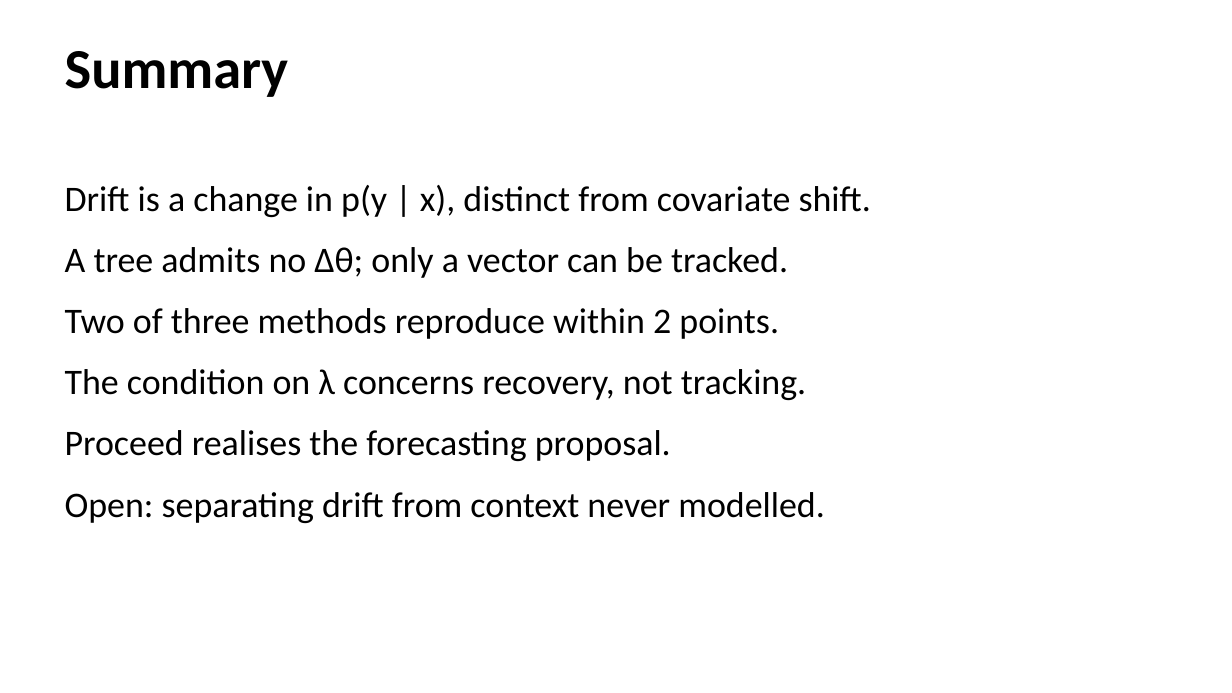
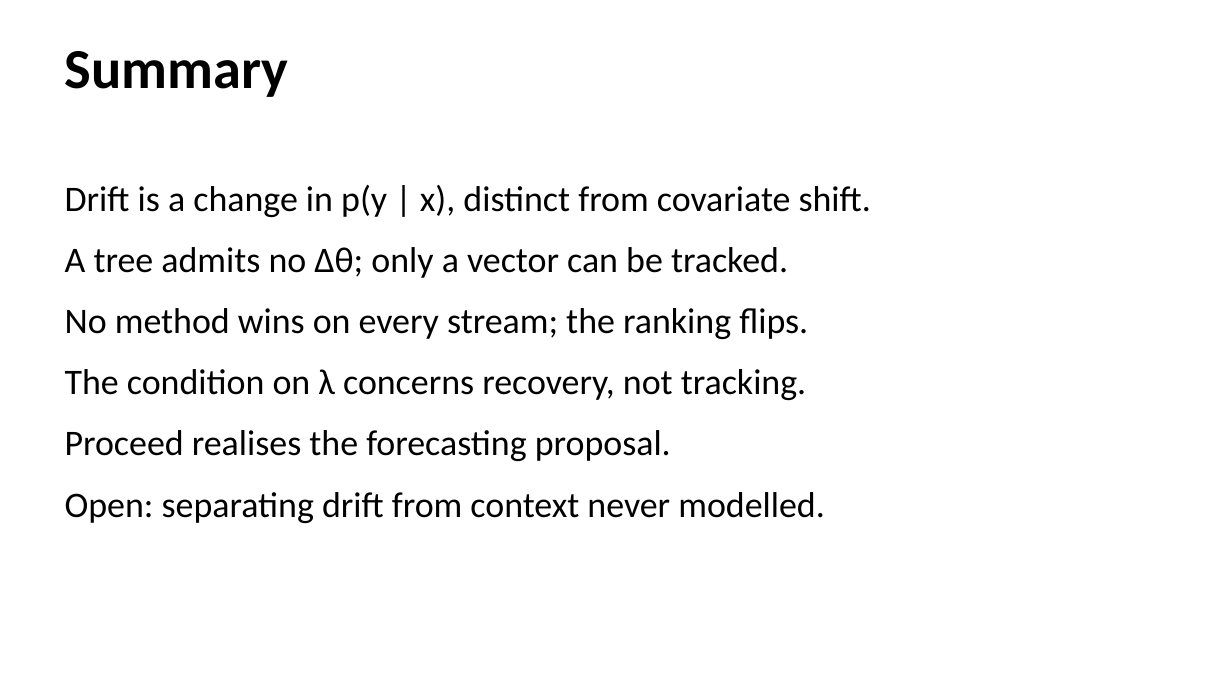
Before and after one commit to phuong0111/time-series-research, a slide deck: slide 28 of data-drift/seminar.pptx. Drawn at 1232x693 pixels with LibreOffice and Linux fonts; fonts in the diff are those of the drawing. Boxes give left, top, right and bottom in pixels: in the first picture for what was removed or moved away, otherwise in the second. Text is boxed around its words. In the diff, an @@ line names an element or a change of style, - is before the commit and + after.

```diff
--- a/data-drift/seminar.pptx
+++ b/data-drift/seminar.pptx
@@ text at [65,308,808,339]: text changed @@
-Two of three methods reproduce within 2 points.
+No method wins on every stream; the ranking flips.
```
Also in this commit, not shown: 4 other slides changed, 1 other file.
